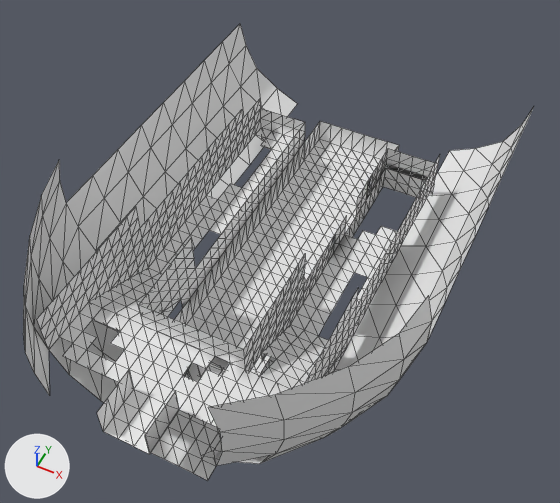
One commit to the OBJ model Ods217/Assets/Level_Data/lvl_Outpost/Meshes/lvl0_ArrivalPoint-decrepid_main.obj: the scene before it, then after it.
Both versions are drawn from a camera (50 mm lens) standing at (15.9, -37.4, 43.1) and looking at (0.1, -5.6, 3.3). Arrows for +X, +Y and +Z are at lower left; the lights stay in place. Mesh edges are drawn as thin lines. Where no turn or scale is listed for an object, it has been applied to the vertices. Vertices at the same position are counted once.
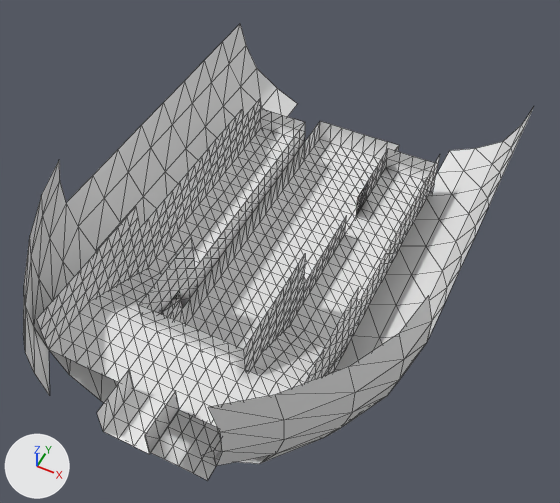
Edits to the bpy script that builds the scene:
```text
Change me_default:
    used by ob_default; location = (0.0, 0.0, 0.0)
    remove me_default.from_pydata(...)  # 1138 vertices, 1894 faces; spans x -13.0..12.0, y -23.0..13.0, z -3.0..11.0
    add me_default.from_pydata(...)  # 1169 vertices, 2068 faces; spans x -13.0..12.0, y -23.0..13.0, z -3.0..11.0
    me_default part 1
    11 vertices are removed from x -8.0..6.0, y -16.0, z 3.0..4.0
    40 faces are deleted
    7 vertices are added at x -4.0..-1.0, y -18.0..-16.0, z 3.0..4.0
    20 new vertices lie (-1.0, 0.0, 0.0) away from vertices in x -6.0..7.0, y -16.0..6.0, z 2.0..4.0
    8 new vertices lie (-1.0, 0.0, 0.0) away from vertices in x -5.0..6.0, y -16.0..6.0, z 2.0..4.0
    7 new vertices lie (1.0, 0.0, 0.0) away from vertices in x -4.0..3.0, y -16.0..6.0, z 2.0..4.0
    214 new faces join them
```

Pixel boxes (x1, y1, x2, y2) of what changed, in the pictures (560 x 503 px):
part 1 of me_default, built on: before (94, 216, 347, 369); after (49, 135, 425, 382)
